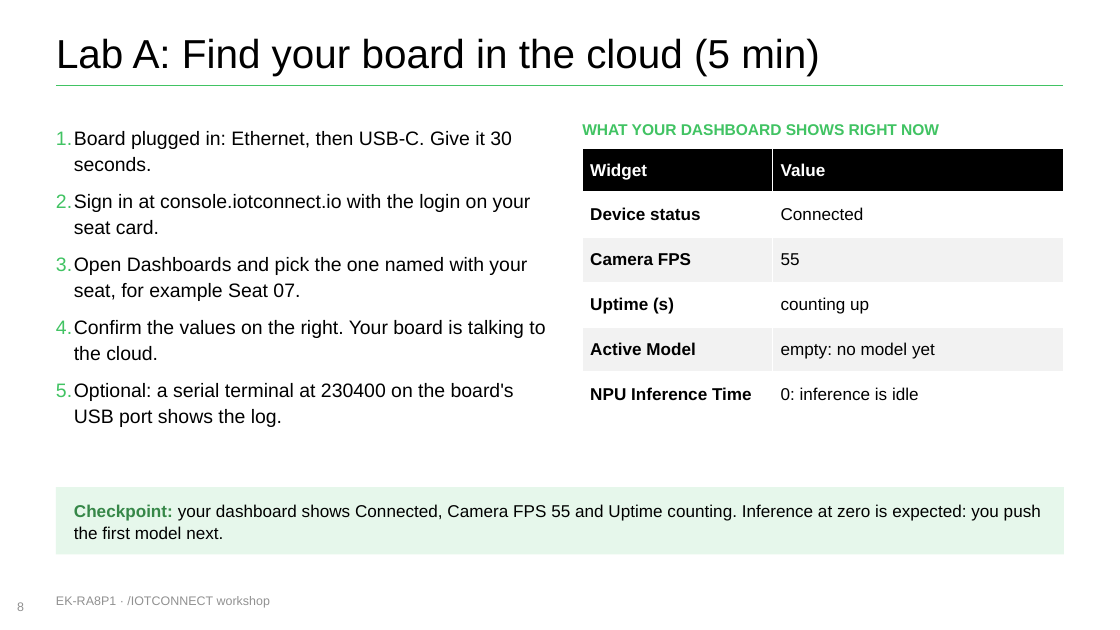
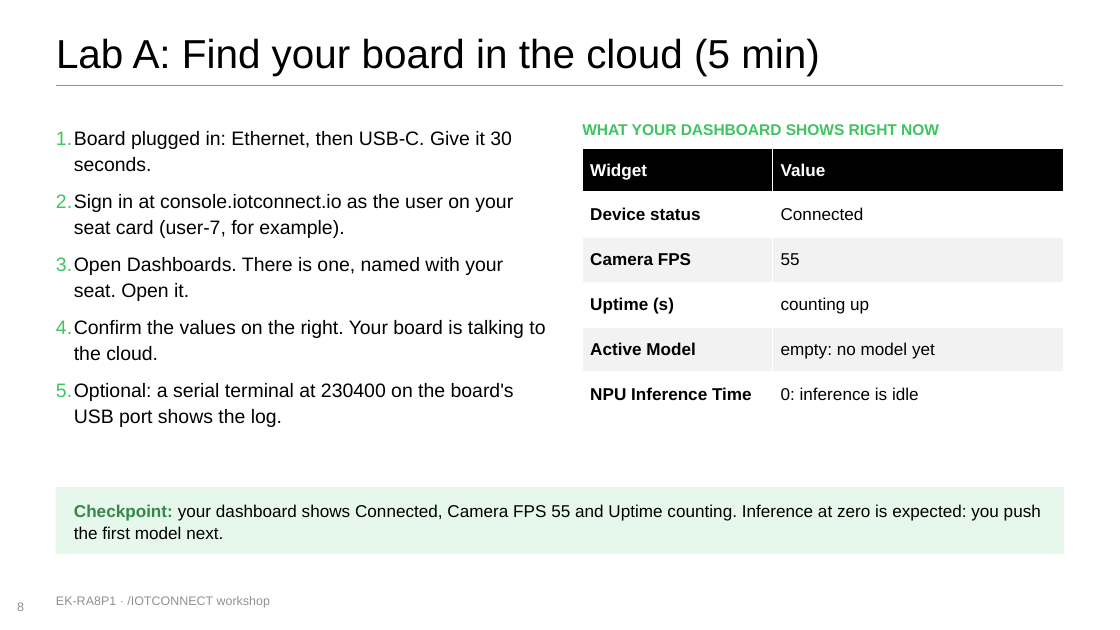
Before and after one commit to avnet-iotconnect/iotc-freertos-ek-ra8p1, a slide deck: slide 8 of docs/workshop/EK-RA8P1-workshop-deck-1-hour.pptx. Drawn at 1120x630 pixels with LibreOffice and Linux fonts; fonts in the diff are those of the drawing; background and template pictures are left out. Boxes give left, top, right and bottom in pixels: in the first picture for what was removed or moved away, otherwise in the second. Text is boxed around its words. In the diff, an @@ line names an element or a change of style, - is before the commit and + after.

```diff
--- a/docs/workshop/EK-RA8P1-workshop-deck-1-hour.pptx
+++ b/docs/workshop/EK-RA8P1-workshop-deck-1-hour.pptx
@@ text at [56,194,513,301]: text changed @@
-2. Sign in at console.iotconnect.io with the login on your seat card.
-3. Open Dashboards and pick the one named with your seat, for example Seat 07.
+2. Sign in at console.iotconnect.io as the user on your seat card (user-7, for example).
+3. Open Dashboards. There is one, named with your seat. Open it.
```
Also in this commit, not shown: 3 other slides changed, 5 other files.
